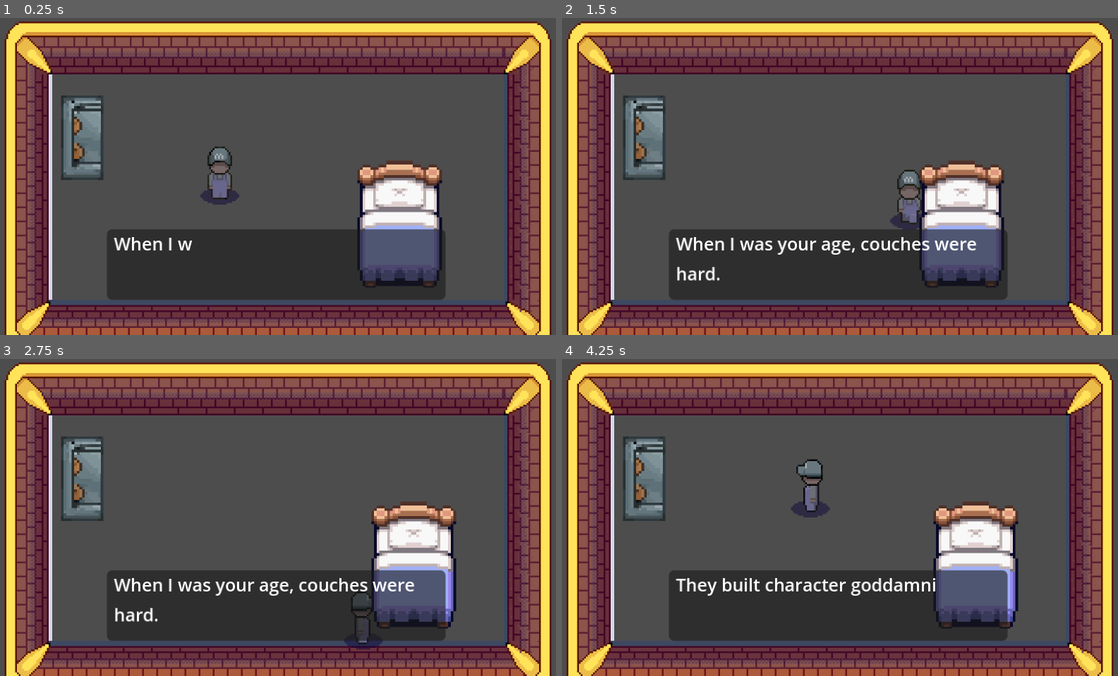
Above: before the commit, frames 1-4 (two rows, left to right).
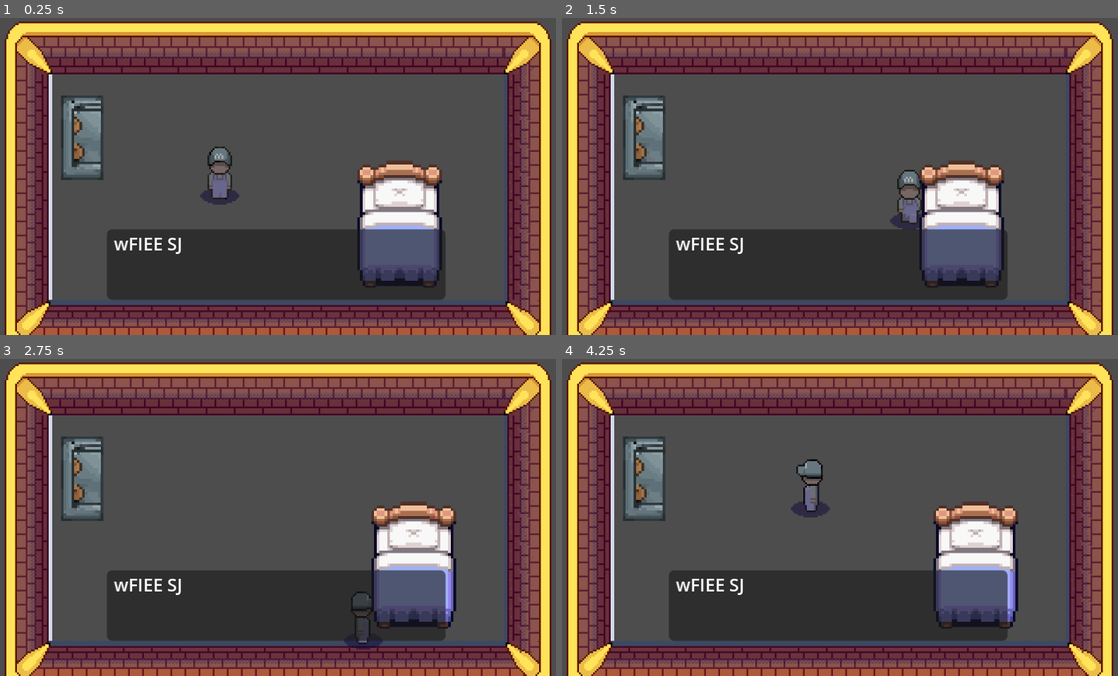
Above: after the commit, the same moments.

Repository: jeanRosa17/project-move-out
Game: Godot game, scene res://Levels/Empty TopDownRoom.tscn
The game is run twice, just before and just after one commit, with the same random seed, the same clock (stepped at 60 frames per second) and the same inputs.
Inputs (mouse positions are in pixels of both pictures, inside the frame that each line leads up to):
- Up to frame 1 (0.25 s): no input
- Up to frame 2 (1.5 s): move the mouse to (962, 160) at 0.52 s; hold Right (MoveRight) 0.53-1.28 s; click (962, 160) at 0.6 s; right-click (962, 160) at 0.8 s; move the mouse to (728, 192) at 1.27 s; hold S (MoveDown) from 1.28 s (still down); right-click (728, 192) at 1.35 s
- Up to frame 3 (2.75 s): click (166, 533) at 1.55 s; move the mouse to (333, 447) at 2.02 s; release S (MoveDown) at 2.03 s; hold Right (MoveRight) from 2.03 s (still down); click (333, 447) at 2.1 s; right-click (333, 447) at 2.3 s
- Up to frame 4 (4.25 s): tap Enter at 2.75 s; move the mouse to (812, 580) at 2.77 s; release Right (MoveRight) at 2.78 s; hold W (MoveUp) 2.78-3.53 s; tap Shift (Push-Pull) at 2.85 s; click (812, 580) at 3.05 s; move the mouse to (1006, 565) at 3.52 s; hold Left (MoveLeft) from 3.53 s (still down); right-click (1006, 565) at 3.6 s

The runs differ from the first frame. In frame 1, 0.3% of the frame differs, in the area x 20-35%, y 69-75%; in frame 2, 1.2%, in the area x 20-75%, y 69-83%; in frame 3, 1.2%; in frame 4, 1.0%.

Commit message:
Added interactable dialogue

Diff:
--- a/Levels/Dialogue.gd
+++ b/Levels/Dialogue.gd
@@ -20,8 +20,10 @@
 	":" : 0.25
 }
 
+
 @warning_ignore("untyped_declaration")
 var jumpToTag = null
+var currentTagFinished: bool
 var quitting: bool = false
 
 ## Immediately begins dialogue if the self.dialogueScriptPath is valid.
@@ -36,7 +38,8 @@
 	if not FileAccess.file_exists(self.dialogueScriptPath):
 		Exception.new("Given Dialogue Script does not exist")
 	else:
-		self.startDialogue()
+		#self.startDialogue()
+		pass
 
 ## Sets the dialogue tag and script to the one given in the dTag. It then
 ## starts the DialogueManager using those
@@ -55,6 +58,7 @@
 	self.text = ""
 	self.lineCounter = 0
 	self.charCounter = 0
+	self.currentTagFinished = false
 	self.parseCommandsInLine()
 
 ## Restarts dialogue back to the very beginning of the current script tag.
@@ -147,6 +151,7 @@
 
 	if (self.lineCounter + 1 >= lines.size()):
 		print("Reached end of dialogue for tag: ", self.dialogueTag)
+		self.currentTagFinished = true
 		return
 
 	self.lineCounter += 1
--- a/Levels/Scenes/Tutorial/Tutorial_Lobby.tscn
+++ b/Levels/Scenes/Tutorial/Tutorial_Lobby.tscn
@@ -7,11 +7,21 @@
 [ext_resource type="PackedScene" uid="uid://d0yd01mkkwtji" path="res://Player/Player.tscn" id="4_a2lav"]
 [ext_resource type="PackedScene" uid="uid://d26wukook25xb" path="res://Objects/Table.tscn" id="5_dpslo"]
 [ext_resource type="PackedScene" path="res://Objects/Bed.tscn" id="5_on7kk"]
+[ext_resource type="Resource" uid="uid://brwl51b3u5pqg" path="res://Narrative/nullDialogue.tres" id="6_4jkoc"]
 [ext_resource type="Texture2D" uid="uid://b1h3op3pjraac" path="res://Assets/Level Art/couch1.png" id="6_x0yed"]
 [ext_resource type="Shape2D" uid="uid://chlinrgkjlcsr" path="res://Levels/Resources/WorldBorder.tres" id="7_0xyol"]
+[ext_resource type="Script" uid="uid://bmqryoobj44j2" path="res://Scripts/Resources/DialogueTag.gd" id="8_jwaso"]
 
-[sub_resource type="Theme" id="Theme_iqcmb"]
-default_font_size = 11
+[sub_resource type="StyleBoxEmpty" id="StyleBoxEmpty_jwaso"]
+content_margin_left = 5.0
+
+[sub_resource type="Theme" id="Theme_4jkoc"]
+default_font_size = 10
+
+[sub_resource type="Resource" id="Resource_4jkoc"]
+script = ExtResource("8_jwaso")
+dialogueTag = &"couch"
+metadata/_custom_type_script = "uid://bmqryoobj44j2"
 
 [node name="Empty Room" type="Node2D"]
 
@@ -45,42 +55,51 @@
 texture = ExtResource("2_l00sm")
 
 [node name="CanvasLayer" type="CanvasLayer" parent="."]
-visible = false
-follow_viewport_scale = 3.0
+layer = 3
+follow_viewport_enabled = true
 
-[node name="PanelContainer" type="PanelContainer" parent="CanvasLayer"]
+[node name="Panel" type="Panel" parent="CanvasLayer"]
+offset_left = 63.0
+offset_top = 120.0
+offset_right = 255.0
+offset_bottom = 160.0
+
+[node name="PanelContainer" type="PanelContainer" parent="CanvasLayer/Panel"]
+layout_mode = 1
 anchors_preset = 7
 anchor_left = 0.5
 anchor_top = 1.0
 anchor_right = 0.5
 anchor_bottom = 1.0
-offset_left = -448.0
-offset_top = -337.0
-offset_right = -184.0
-offset_bottom = -297.0
+offset_left = -95.0
+offset_top = -39.0
+offset_right = 97.0
+offset_bottom = 1.0
 grow_horizontal = 2
 grow_vertical = 0
+theme_override_styles/panel = SubResource("StyleBoxEmpty_jwaso")
 
-[node name="Label" type="Label" parent="CanvasLayer/PanelContainer"]
-custom_minimum_size = Vector2(240, 30)
+[node name="Label" type="Label" parent="CanvasLayer/Panel/PanelContainer"]
+custom_minimum_size = Vector2(192, 40)
 layout_mode = 2
 size_flags_horizontal = 4
-theme = SubResource("Theme_iqcmb")
-text = "	Hmm what's that?"
+theme = SubResource("Theme_4jkoc")
+text = "wFIEE SJ"
 autowrap_mode = 2
 script = ExtResource("3_hlt0u")
 
 [node name="Table" parent="." instance=ExtResource("5_dpslo")]
 position = Vector2(117, 63)
+dialogueTag = ExtResource("6_4jkoc")
 
 [node name="Table2" parent="." instance=ExtResource("5_dpslo")]
 position = Vector2(117, 91)
 
 [node name="Player" parent="." instance=ExtResource("4_a2lav")]
-position = Vector2(67, 87)
+position = Vector2(229, 87)
 safe_margin = 1.159
 
-[node name="Camera2D" parent="Player" index="6"]
+[node name="Camera2D" parent="Player" index="5"]
 limit_left = 0
 limit_top = 0
 limit_right = 320
@@ -94,6 +113,7 @@
 safe_margin = 15.346
 canLift = false
 canPush = true
+dialogueTag = SubResource("Resource_4jkoc")
 
 [node name="Sprite2D" parent="Couch" index="0"]
 texture = ExtResource("6_x0yed")
--- /dev/null
+++ b/Narrative/nullDialogue.tres
@@ -0,0 +1,8 @@
+[gd_resource type="Resource" script_class="DialogueTag" load_steps=2 format=3 uid="uid://brwl51b3u5pqg"]
+
+[ext_resource type="Script" uid="uid://bmqryoobj44j2" path="res://Scripts/Resources/DialogueTag.gd" id="1_ukgbs"]
+
+[resource]
+script = ExtResource("1_ukgbs")
+dialogueTag = &"null"
+metadata/_custom_type_script = "uid://bmqryoobj44j2"
--- a/Player/Controller.gd
+++ b/Player/Controller.gd
@@ -16,6 +16,7 @@
 	self.handleMovement(delta)
 	self.handleLift(delta)
 	self.handlePushPull(delta)
+	self.handleInteract(delta)
 
 ## Handles the "Move" set of Inputs and moves the character accordingly using
 ## its MovementComponent.
@@ -57,3 +58,8 @@
 func handlePushPull(_delta:float) -> void:
 	if (Input.is_action_pressed("Push-Pull")):
 		if (self.manager.getStateName() != "Push"): self.manager.changeState("Push")
+
+func handleInteract(_delta:float) -> void:
+	if (Input.is_action_just_pressed("Interact")):
+		if ((self.manager.getStateName() == "Idle") and (not self.manager.wasPreviousState("Lift"))):
+			self.manager.changeState("Interact")
--- /dev/null
+++ b/Player/Interact.gd
@@ -0,0 +1,62 @@
+extends State
+
+@onready var canvas_layer: CanvasLayer = $"../../../CanvasLayer"
+@onready var label: DialogueManager = $"../../../CanvasLayer/Panel/PanelContainer/Label"
+
+
+## Determines if the state can be entered. By default returns true.
+func canEnter() -> bool:
+	#return self.getManager().furniture != null
+	return true
+
+## The first method called when the state is transitioned into
+func enter() -> void:
+	if (self.getManager().furniture == null or self.getManager().furniture.dialogueTag == null):
+		self.label.setDialogueTo(load("res://Narrative/nullDialogue.tres"))
+	else:
+		self.label.setDialogueTo(self.getManager().furniture.dialogueTag)
+	self.canvas_layer.visible = true
+
+
+## Determines if the state can be exited. By default returns true.
+func canExit() -> bool:
+	return true
+
+## The last method called when the state is transitioned out of
+func exit() -> void:
+	self.canvas_layer.visible = false
+
+## Constantly checks for input from the user and changes state.
+func update(_delta:float) -> void:
+	if (self.label.currentTagFinished):
+		self.exit()
+
+## This method runs every _physics_process() frame of the StateManager.
+func physicsUpdate(delta:float) -> void:
+	pass
+
+## Disables this State. Unlike canEnter, this function's job is to be a sure fire way to prevent a
+## State from being accessed at all.
+func disable() -> void:
+	self._isEnabled = false
+	self.onDisabled.emit()
+
+## Reenables this State
+func enable() -> void:
+	self._isEnabled = true
+	self.onEnabled.emit()
+
+## Returns whether this State is enabled
+func isEnabled() -> bool:
+	return self._isEnabled
+
+## Returns the State's name in addition to the time that the function was called.
+func logStatus() -> String:
+	return str(self.name + " @" + Time.get_time_string_from_system() + "|")
+
+## Returns the StateManager that this State should belong to.
+func getManager() -> StateManager:
+	if (not self.get_parent() is StateManager):
+		Exception.new("The parent of a State should be a StateManager.")
+
+	return self.get_parent()
--- a/Player/Player.tscn
+++ b/Player/Player.tscn
@@ -24,6 +24,7 @@
 [ext_resource type="Texture2D" uid="uid://78e0wc48wa57" path="res://Assets/Player_Sprite/throw_down.png" id="15_x70vp"]
 [ext_resource type="Texture2D" uid="uid://b1fw7sr57gpc5" path="res://Assets/Player_Sprite/throw_side.png" id="16_wo5nf"]
 [ext_resource type="Texture2D" uid="uid://dlyesp5yj0tu0" path="res://Assets/Player_Sprite/throw_up.png" id="17_croik"]
+[ext_resource type="Script" uid="uid://dxpvyml32g27k" path="res://Player/Interact.gd" id="25_yifbt"]
 
 [sub_resource type="RectangleShape2D" id="RectangleShape2D_l2ndj"]
 size = Vector2(18, 26)
@@ -977,11 +978,11 @@
 animation = &"throw up"
 autoplay = "idle down"
 
-[node name="Area2D" type="Area2D" parent="."]
+[node name="Detector" type="Area2D" parent="."]
 collision_layer = 2
 collision_mask = 6
 
-[node name="CollisionShape2D" type="CollisionShape2D" parent="Area2D"]
+[node name="CollisionShape2D" type="CollisionShape2D" parent="Detector"]
 position = Vector2(0, 16)
 shape = SubResource("RectangleShape2D_s1rgi")
 
@@ -1005,28 +1006,31 @@
 [node name="Move" type="Node" parent="StateManager" node_paths=PackedStringArray("body", "area2DCollision")]
 script = ExtResource("5_8g4oa")
 body = NodePath("../..")
-area2DCollision = NodePath("../../Area2D/CollisionShape2D")
+area2DCollision = NodePath("../../Detector/CollisionShape2D")
 metadata/_custom_type_script = "uid://c2tqhau6vnsm6"
 
 [node name="Throw" type="Node" parent="StateManager" node_paths=PackedStringArray("area2D")]
 script = ExtResource("7_vlldt")
-area2D = NodePath("../../Area2D")
+area2D = NodePath("../../Detector")
 metadata/_custom_type_script = "uid://n3x8myoud04l"
 
 [node name="Push" type="Node" parent="StateManager" node_paths=PackedStringArray("body")]
 script = ExtResource("8_s1rgi")
 body = NodePath("../..")
+
+[node name="Interact" type="Node" parent="StateManager"]
+script = ExtResource("25_yifbt")
 
 [node name="Camera2D" type="Camera2D" parent="."]
 enabled = false
 limit_smoothed = true
 position_smoothing_enabled = true
 
-[connection signal="area_entered" from="Area2D" to="StateManager" method="_on_area_2d_area_entered"]
-[connection signal="area_entered" from="Area2D" to="StateManager/Push" method="_on_area_2d_area_entered"]
-[connection signal="area_exited" from="Area2D" to="StateManager" method="_on_area_2d_area_exited"]
-[connection signal="area_exited" from="Area2D" to="StateManager/Push" method="_on_area_2d_area_exited"]
-[connection signal="body_entered" from="Area2D" to="StateManager" method="_on_area_2d_body_entered"]
-[connection signal="body_entered" from="Area2D" to="StateManager/Throw" method="_on_area_2d_body_entered2"]
-[connection signal="body_exited" from="Area2D" to="StateManager" method="_on_area_2d_body_exited"]
-[connection signal="body_exited" from="Area2D" to="StateManager/Throw" method="_on_area_2d_body_exited2"]
+[connection signal="area_entered" from="Detector" to="StateManager" method="_on_area_2d_area_entered"]
+[connection signal="area_entered" from="Detector" to="StateManager/Push" method="_on_area_2d_area_entered"]
+[connection signal="area_exited" from="Detector" to="StateManager" method="_on_area_2d_area_exited"]
+[connection signal="area_exited" from="Detector" to="StateManager/Push" method="_on_area_2d_area_exited"]
+[connection signal="body_entered" from="Detector" to="StateManager" method="_on_furniture_body_entered"]
+[connection signal="body_entered" from="Detector" to="StateManager/Throw" method="_on_detected_body_entered"]
+[connection signal="body_exited" from="Detector" to="StateManager" method="_on_furniture_body_exited"]
+[connection signal="body_exited" from="Detector" to="StateManager/Throw" method="_on_detected_body_exited"]
--- a/Player/PlayerStateManager.gd
+++ b/Player/PlayerStateManager.gd
@@ -12,14 +12,16 @@
 	if (area.get_parent().is_in_group("Furniture")):
 		self.furniture = area.get_parent()
 
-func _on_area_2d_area_exited(_area: Area2D) -> void:
-	self.furniture = null
+func _on_area_2d_area_exited(area: Area2D) -> void:
+	if (area.get_parent().is_in_group("Furniture")):
+		self.furniture = null
 
-func _on_area_2d_body_entered(body: Node2D) -> void:
+func _on_furniture_body_entered(body: Node2D) -> void:
 	if (body.is_in_group("Furniture") && self.furniture == null):
 		self.furniture = body
 
-func _on_area_2d_body_exited(body: Node2D) -> void:
+func _on_furniture_body_exited(body: Node2D) -> void:
 	if (self.furniture == null): return
-	if (self.getRootNode().find_child(self.furniture.name) != null): return
-	self.furniture = null
+	if (body.is_in_group("Furniture") && self.furniture != null):
+		self.furniture = null
+	#if (self.getRootNode().find_child(self.furniture.name) != null): return
--- a/Player/States/ThrowState.gd
+++ b/Player/States/ThrowState.gd
@@ -47,8 +47,8 @@
 func physicsUpdate(_delta:float) -> void:
 	pass
 
-func _on_area_2d_body_entered2(body: Node2D) -> void:
+func _on_detected_body_entered(body: Node2D) -> void:
 	self.hadEmptySpace = false
 
-func _on_area_2d_body_exited2(body: Node2D) -> void:
+func _on_detected_body_exited(body: Node2D) -> void:
 	self.hadEmptySpace = true
--- a/project.godot
+++ b/project.godot
@@ -79,6 +79,11 @@
 "events": [Object(InputEventKey,"resource_local_to_scene":false,"resource_name":"","device":0,"window_id":0,"alt_presse …(194 unchanged characters)…
 ]
 }
+Interact={
+"deadzone": 0.2,
+"events": [Object(InputEventMouseButton,"resource_local_to_scene":false,"resource_name":"","device":-1,"window_id":0,"alt_pressed":false,"shift_pressed":false,"ctrl_pressed":false,"meta_pressed":false,"button_mask":2,"position":Vector2(370, 12),"global_position":Vector2(379, 60),"factor":1.0,"button_index":2,"canceled":false,"pressed":true,"double_click":false,"script":null)
+]
+}
 
 [layer_names]
 
Not shown: 1 places in Levels/Scenes/Tutorial/Tutorial_Lobby.tscn that only renumber resources
Not shown, changed: Narrative/SampleText.txt
Not shown, added: Player/Interact.gd.uid
Not shown: 1 places in Player/Player.tscn that only renumber resources
